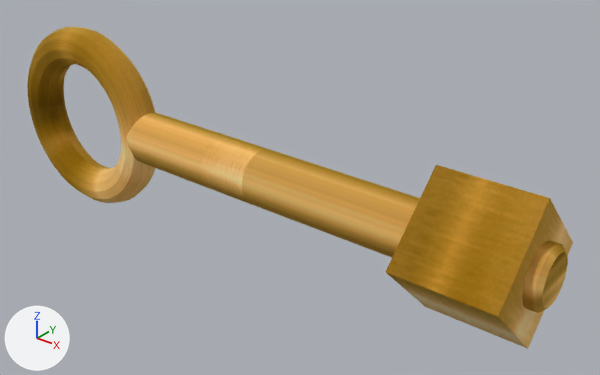
The glTF model blender/brasskey.gltf as it was, and as the next commit left it.
Rendered twice from a 50 mm camera at (8.61, -9.17, 5.74) aimed at (0.84, 0.54, -0.28). The lights are fixed; the arrows at lower left show +X, +Y and +Z. Where no turn or scale is listed for an object, it has been applied to the vertices. Vertices at the same position are counted once.

Before the edit, the objects in view are built like this:
```python
me_cube = bpy.data.meshes.new('Cube')
me_cube.from_pydata(...)  # a box spanning x -1.0..1.0, y -1.0..1.0, z -1.0..1.0
me_cube.materials.append(mat_material_003)  # picture img_brass
me_cylinder_038 = bpy.data.meshes.new('Cylinder.038')
me_cylinder_038.from_pydata(...)  # 192 vertices, 380 faces; spans x -2.48..5.47, y -0.47..0.47, z -0.47..0.47
me_cylinder_038.materials.append(mat_material_003)  # picture img_brass
me_torus = bpy.data.meshes.new('Torus')
me_torus.from_pydata(...)  # a torus around y (ring radius 1.39, tube radius 0.35) spanning x -1.74..1.74, y -0.35..0.35, z -1.74..1.74
me_torus.materials.append(mat_material_003)  # picture img_brass
ob_cube = bpy.data.objects.new('Cube', me_cube)
ob_cube.location = (4.44, 0.0, -0.03)
ob_cube.rotation_euler = (0.785, 0.0, 0.0)  # degrees (45, 0, 0)
ob_cube.scale = (0.811, 0.811, 0.811)
ob_cylinder = bpy.data.objects.new('Cylinder', me_cylinder_038)
ob_cylinder.location = (0.0, 0.0, 0.0)
ob_torus = bpy.data.objects.new('Torus', me_torus)
ob_torus.location = (-3.85, 0.0, 0.0)
```
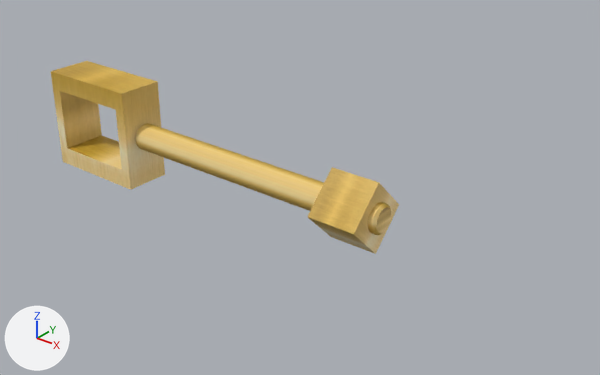
Changed parts and their boxes [x1, y1, x2, y2] in the pictures (600 x 375 px):
'Cube', reshaped, moved, rescaled, turned
    before: [386, 165, 573, 349]
    after: [51, 61, 399, 254]
'Cylinder', deleted (orange)
    before: [127, 113, 568, 313]
'Torus', deleted (brown)
    before: [27, 27, 155, 203]
part 1 of me_cube, added (yellow)
    after: [136, 123, 391, 235]
part 2 of me_cube, built on
    before: [387, 273, 528, 349]
    after: [51, 72, 131, 190]
part 3 of me_cube, added (orange)
    after: [308, 167, 399, 254]

What the commit changed:
Material 'Material' (mat_material) is new.
Its texture is img_brass.
me_cube is used by ob_cube; location (4.44, 0.0, -0.03); rotation (0.785, 0.0, 0.0), in degrees (45, 0, 0); scale (0.811, 0.811, 0.811).
me_cube had 8 vertices, 12 faces and spanned x -1.0..1.0, y -1.0..1.0, z -1.0..1.0.
me_cube no longer uses material mat_material_003 (picture img_brass).
me_cube now has 152 vertices, 296 faces and spans x -1.0..6.19, y -1.42..1.42, z -1.0..1.0.
me_cube part 1: a new loose piece of 128 vertices spanning x 1.05..6.19, y -0.58..0.58, z -0.27..0.27, in mat_material (picture img_brass).
Part 2, on me_cube:
4 faces are deleted.
8 vertices are added at x -0.8..0.8, y -1.0..1.0, z -0.63..0.63.
24 new faces join them.
Part 3, on me_cube:
8 vertices are added at x 5.23..6.07, y -1.42..1.42, z -0.66..0.63.
12 new faces join them.
me_cube now uses material mat_material (picture img_brass).
Object 'Cylinder' (ob_cylinder) is deleted.
Object 'Torus' (ob_torus) is deleted.
Object 'Cube' (ob_cube) turns from (45, 0, 0) to (0, 0, 0) degrees about x, y and z.
Object 'Cube' (ob_cube) moves from (4.44, 0.0, -0.03) to (-3.35, 0.0, 0.0).
Object 'Cube' (ob_cube) is rescaled from (0.811, 0.811, 0.811) to (1.0, 0.421, 0.923).
